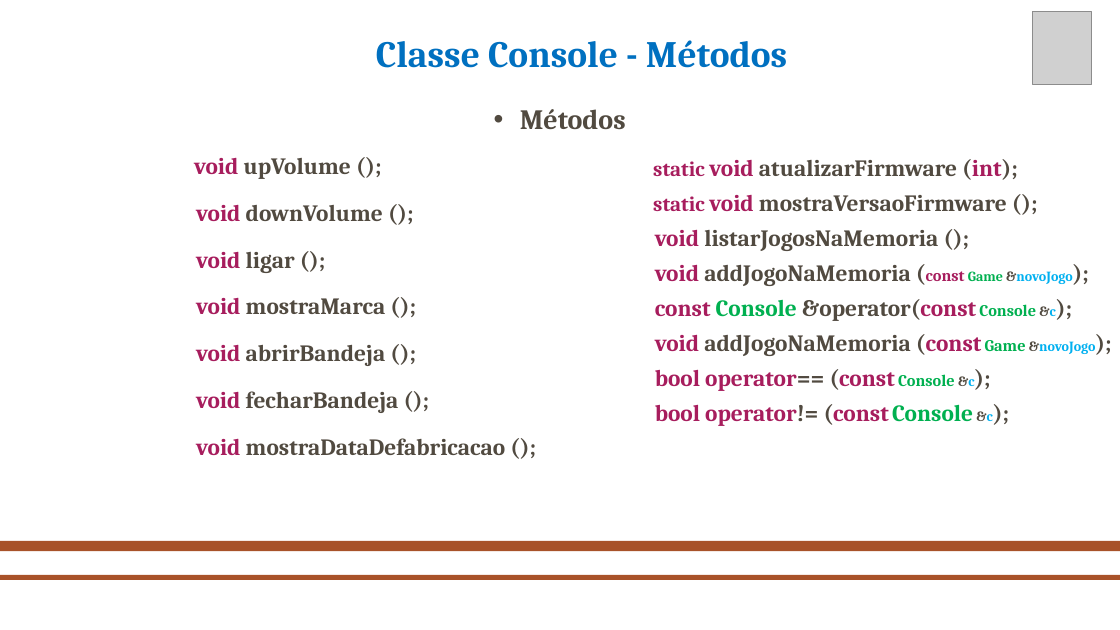
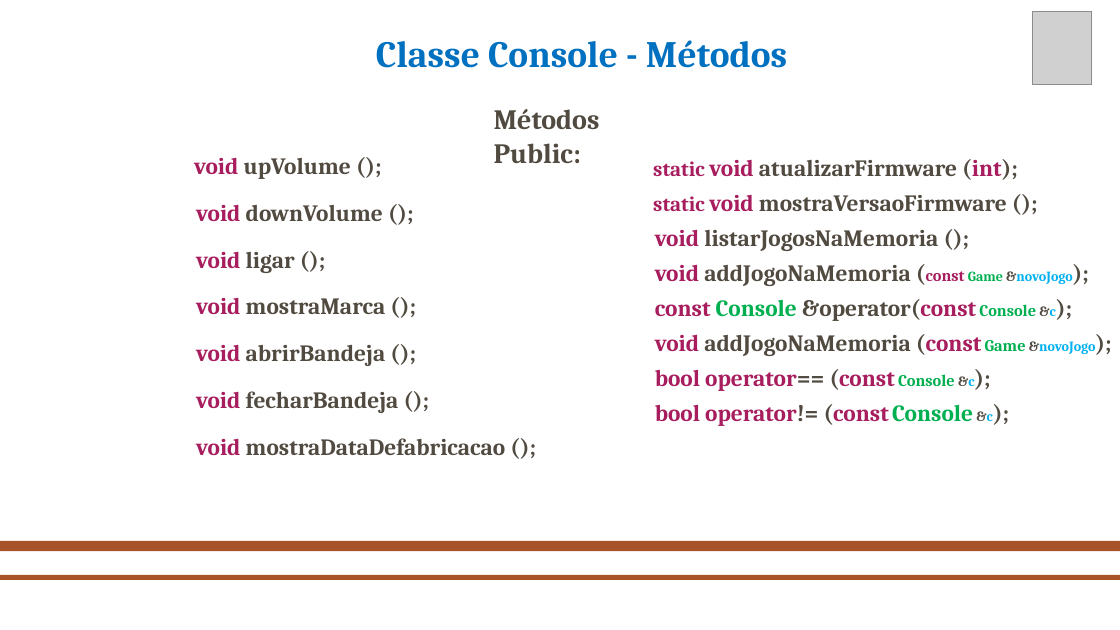
Before and after one commit to mahrcio/Console-Generico, a slide deck: slide 11 of apresentacaoFinal.pptx (slide 10 before the commit). Drawn at 1120x630 pixels with LibreOffice and Linux fonts; fonts in the diff are those of the drawing; grey boxes stand for pictures; background and template pictures are left out. Boxes give left, top, right and bottom in pixels: in the first picture for what was removed or moved away, otherwise in the second. Text is boxed around its words. In the diff, an @@ line names an element or a change of style, - is before the commit and + after.

```diff
--- a/apresentacaoFinal.pptx
+++ b/apresentacaoFinal.pptx
@@ text at box(494, 109, 600, 129): bullet • to none @@
@@ text at box(494, 143, 581, 163): paragraph added @@
+Public:
```
Also in this commit, not shown: 7 other slides changed, 20 slides added, 1 slide removed.
